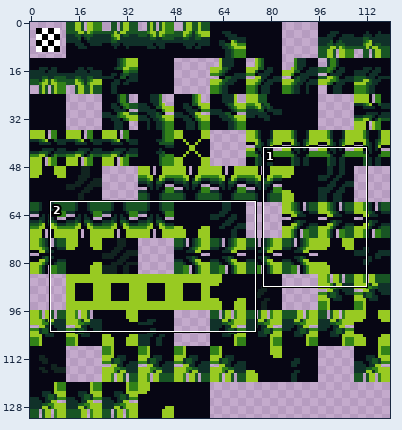
Sprite sheet: tilesets/ts_jungle_foreground_1/output_tileset.png. The picture above shows the old version from afar; the outline marks the close-up.
Close-up. Before the edit:
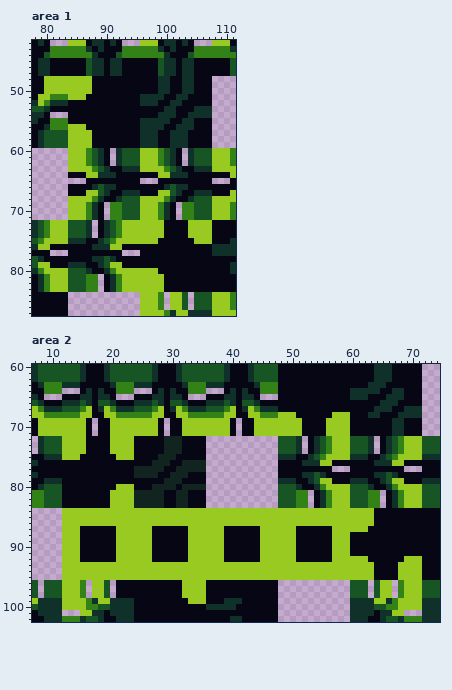
The file is 120x132 pixels. Shown: area 1: x 78..111, y 42..87; area 2: x 7..74, y 60..102. The commit also changed other parts of the picture, which this record leaves out.
The same view after the edit:
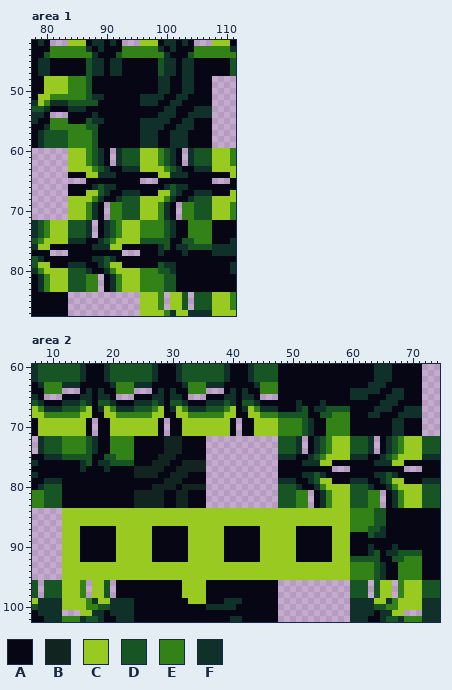
Palette (. is transparent): A #070614  B #112420  C #98ca22  D #185524  E #328218  F #103129
The edit:
--- area 1
@@ x 82..91 @@
 47 AAAAADFFAF
-48 CCCCCCAAAA
-49 CCCCCCAAAA
-50 CCCCCCAAAA
-51 EECCCAAAAA
-52 FFAAAAAAAA
-53 AAAAAAAAAA
-54 ..AAAAAAAA
-55 EEAAAAAAAA
-56 EECCCAAAAA
-57 DDCCCCAAAA
-58 DDCCCCAAAA
-59 DDCCCCAAAA
+48 CCEEEDAAAA
+49 CCEEEDAAAA
+50 CCEEEDAAAA
+51 EEEEEDFFAA
+52 FFDDDDDAAA
+53 AAFFFAAAAA
+54 ..AAAAFAAA
+55 EEAAADFFAA
+56 EEEEEDDAAA
+57 DDEEEEDAAA
+58 DDEEEEDAAA
+59 DDEEEEDAAA
 60 ..CCCEDFA.
@@ x 94..109 @@
 71 DDCCCEFA.EEDDDCC
-72 CCCCCCAAAACCCCAA
-73 CCCCCCAAAACCCCAA
-74 CCCCCCAAAACCCCAA
-75 CCCCCAAAAAACCCAA
-76 AAAAAAAAAAAAAAFF
-77 ..AAAAAAAAAAAAFF
+72 CCEEEEDFAAEEEEAA
+73 CCEEEEDFAAEEEEAA
+74 CCEEEEDFAAEEEEAA
+75 CCDDDDDAADDEEEAA
+76 AAAAAFDAFFDDDDFF
+77 ..AAAFAAAFAAAAFF
 78 AAAAAAAAAAAAAAAA
-79 AAAAAAAAAAAAAAAA
-80 CCCCCAAAAAAAAAAA
-81 CCCCCCAAAAAAAAAA
-82 CCCCCCAAAAAAAAAA
-83 CCCCCCAAAAAAAAAA
+79 AAAAADFFAAAAAAAA
+80 CCEEEDDFAAAAAAAA
+81 CCEEEEDDAAAAAAAA
+82 CCEEEEDDAAAAAAAA
+83 CCEEEEDDAAAAAAAA
 84 ..CCCE.CCD.DDDCC
--- area 2
@@ x 7..74 @@
  65 FA...AAAFFAFFA...AAAFFAFFA...AAAFFAFFA...AAAAAAAAAAAAFFFAAAFFFAAA...
- 66 DFAAAFFFDFADDFAAAFFFDFADDFAAAFFFDFADDFAAAAAAAAAAAAAAAAAAAAFFFAAAA...
- 67 CEFFFDDDECAFCEFFFDDDECAFCEFFFDDDECAFCEFFFAAAAAAAAAAAAAAAAFFFAAFFF...
- 68 CCEEEEEECCAACCEEEEEECCAACCEEEEEECCAACCEEECCCAAAAAACCCAAAFFAAAFFFF...
- 69 ACCCCCCCCA.AACCCCCCCCA.AACCCCCCCCA.AACCCCCCCCAAAACCCCAAAAAAAFFAAA...
- 70 ACCCCCCCCA.AACCCCCCCCA.AACCCCCCCCA.AACCCCCCCCAAAACCCCAAAAAAAFFAAA...
- 71 ACCCCCCCCA.AACCCCCCCCA.AACCCCCCCCA.AACCCCCCCCAAAACCCCAAAAAAAFFAAA...
- 72 .FDDDCCCCAAAACCCCAAAAABBBAAAA............DDDF.AFDECCCDDDF.AFDECCCDDD
- 73 .FDDDCCCCAAAACCCCAAAAABBBAAAA............DDDF.AFDECCCDDDF.AFDECCCDDD
- 74 .FDDDCCCCAAAACCCCAAAAABBBAAAA............DDDF.AFDECCCDDDF.AFDECCCDDD
- 75 AAFFFCCCAAAAAACCCAAAABBBAAAAA............FFFAAFDECCCCFFFAAFDECCCCFFF
- 76 FAAAAAAAAAAAAAAAAAAABBBAABBBB............AAAAFFFCCAAAAAAAFFFCCAAAAAA
- 77 AAAAAAAAAAAAAAAAABBBBBAABBBBB............AAAAAAAAA...AAAAAAAAA...AAA
+ 66 DFAAAFFFDFADDFAAAFFFDFADDFAAAFFFDFADDFAAAAAAFAAAFAAAAAAAAAFFFAAAA...
+ 67 CEFFFDDDECAFCEFFFDDDECAFCEFFFDDDECAFCEFFFAAAFDAFFDDDDAAAAFFFAAFFF...
+ 68 CCEEEEEECCAACCEEEEEECCAACCEEEEEECCAACCEEEDDDDDAADDEEEAAAFFAAAFFFF...
+ 69 ACCCCCCCCA.AACCCCCCCCA.AACCCCCCCCA.AACCCCEEEEDFAAEEEEAAAAAAAFFAAA...
+ 70 ACCCCCCCCA.AACCCCCCCCA.AACCCCCCCCA.AACCCCEEEEDFAAEEEEAAAAAAAFFAAA...
+ 71 ACCCCCCCCA.AACCCCCCCCA.AACCCCCCCCA.AACCCCEEEEDFAAEEEEAAAAAAAFFAAA...
+ 72 .FDDDEEEEDFAAEEEEAAAAABBBAAAA............DDDF.AFDECCCDDDF.AFDECCCDDD
+ 73 .FDDDEEEEDFAAEEEEAAAAABBBAAAA............DDDF.AFDECCCDDDF.AFDECCCDDD
+ 74 .FDDDEEEEDFAAEEEEAAAAABBBAAAA............DDDF.AFDECCCDDDF.AFDECCCDDD
+ 75 AAFFFDDDDDAADDEEEAAAABBBAAAAA............FFFAAFDECCCCFFFAAFDECCCCFFF
+ 76 FAAAAAAAFDAFFDDDDAAABBBAABBBB............AAAAFFFCCAAAAAAAFFFCCAAAAAA
+ 77 AAAAAAAAFAAAFAAAABBBBBAABBBBB............AAAAAAAAA...AAAAAAAAA...AAA
  78 FAAAAAAAAAAAAAAAABBBBAABBBAAA............AAAAFFDFAAAAAAAAFFDFAAAAAAA
  79 AAFFFAAAAAAAAAAAAAAAAABBBAAAA............FFFAAFDCCAAAFFFAAFDCCAAAFFF
- 80 AFDDDAAAAAAAAACCCAAABBBBABBBB............DDDFAAFECCCCDDDFAAFECCCCDDD
- 81 EEDDDAAAAAAAACCCCBBBBBAABBAAA............DDDEE.AFECCCDDDEE.AFECCCDDD
- 82 EEDDDAAAAAAAACCCCBBBBBAABBAAA............DDDEE.AFECCCDDDEE.AFECCCDDD
- 83 EEDDDAAAAAAAACCCCBBBBBAABBAAA............DDDEE.AFECCCDDDEE.AFECCCDDD
- 84 .....CCCCCCCCCCCCCCCCCCCCCCCCCCCCCCCCCCCCCCCCCCCCCCCCCCCCAAAAAAAAAAA
- 85 .....CCCCCCCCCCCCCCCCCCCCCCCCCCCCCCCCCCCCCCCCCCCCCCCCCCCCAAAAAAAAAAA
- 86 .....CCCCCCCCCCCCCCCCCCCCCCCCCCCCCCCCCCCCCCCCCCCCCCCCCCCCAAAAAAAAAAA
- 87 .....CCCAAAAAACCCCCCAAAAAACCCCCCAAAAAACCCCCCAAAAAACCCCCCAAAAAAAAAAAA
- 88 .....CCCAAAAAACCCCCCAAAAAACCCCCCAAAAAACCCCCCAAAAAACCCAAAAAAAAAAAAAAA
+ 80 AFDDDAAAAAAAAAAAAAAABBBBABBBB............DDDFAAFECCCCDDDFAAFECCCCDDD
+ 81 EEDDDAAAAAAAAAAAABBBBBAABBAAA............DDDEE.AFECCCDDDEE.AFECCCDDD
+ 82 EEDDDAAAAAAAAAAAABBBBBAABBAAA............DDDEE.AFECCCDDDEE.AFECCCDDD
+ 83 EEDDDAAAAAAAAAAAABBBBBAABBAAA............DDDEE.AFECCCDDDEE.AFECCCDDD
+ 84 .....CCCCCCCCCCCCCCCCCCCCCCCCCCCCCCCCCCCCCCCCCCCCCCCCEEEEDDAAAAAAAAA
+ 85 .....CCCCCCCCCCCCCCCCCCCCCCCCCCCCCCCCCCCCCCCCCCCCCCCCEEEEDDAAAAAAAAA
+ 86 .....CCCCCCCCCCCCCCCCCCCCCCCCCCCCCCCCCCCCCCCCCCCCCCCCEEEEDDAAAAAAAAA
+ 87 .....CCCAAAAAACCCCCCAAAAAACCCCCCAAAAAACCCCCCAAAAAACCCEEEDDFAAAAAAAAA
+ 88 .....CCCAAAAAACCCCCCAAAAAACCCCCCAAAAAACCCCCCAAAAAACCCAAADFFAAAAAAAAA
  89 .....CCCAAAAAACCCCCCAAAAAACCCCCCAAAAAACCCCCCAAAAAACCCAAAAAAAAAAAAAAA
- 90 .....CCCAAAAAACCCCCCAAAAAACCCCCCAAAAAACCCCCCAAAAAACCCAAAAAAAAAAAAAAA
- 91 .....CCCAAAAAACCCCCCAAAAAACCCCCCAAAAAACCCCCCAAAAAACCCAAAAAAAAAAAAAAA
- 92 .....CCCAAAAAACCCCCCAAAAAACCCCCCAAAAAACCCCCCAAAAAACCCCCCAAAAAACCCAAA
- 93 .....CCCCCCCCCCCCCCCCCCCCCCCCCCCCCCCCCCCCCCCCCCCCCCCCCCCCAAAACCCCAAA
- 94 .....CCCCCCCCCCCCCCCCCCCCCCCCCCCCCCCCCCCCCCCCCCCCCCCCCCCCAAAACCCCAAA
- 95 .....CCCCCCCCCCCCCCCCCCCCCCCCCCCCCCCCCCCCCCCCCCCCCCCCCCCCAAAACCCCAAA
+ 90 .....CCCAAAAAACCCCCCAAAAAACCCCCCAAAAAACCCCCCAAAAAACCCAAAFAAAFAAAAAAA
+ 91 .....CCCAAAAAACCCCCCAAAAAACCCCCCAAAAAACCCCCCAAAAAACCCAAAFDAFFDDDDAAA
+ 92 .....CCCAAAAAACCCCCCAAAAAACCCCCCAAAAAACCCCCCAAAAAACCCDDDDDAADDEEEAAA
+ 93 .....CCCCCCCCCCCCCCCCCCCCCCCCCCCCCCCCCCCCCCCCCCCCCCCCEEEEDFAAEEEEAAA
+ 94 .....CCCCCCCCCCCCCCCCCCCCCCCCCCCCCCCCCCCCCCCCCCCCCCCCEEEEDFAAEEEEAAA
+ 95 .....CCCCCCCCCCCCCCCCCCCCCCCCCCCCCCCCCCCCCCCCCCCCCCCCEEEEDFAAEEEEAAA
  96 D.DDDCCCE.CCD.AAAAAAAAAAACCCCAAAAAAAAAAAA............DDD.DCC.ECCCDDD
Where, in picture pixels (left, top, right, bottom), the same in both close-ups:
changed: (68, 76, 104, 148)
changed: (140, 220, 212, 292)
changed: (278, 400, 350, 436)
changed: (62, 436, 134, 508)
changed: (350, 508, 422, 580)
